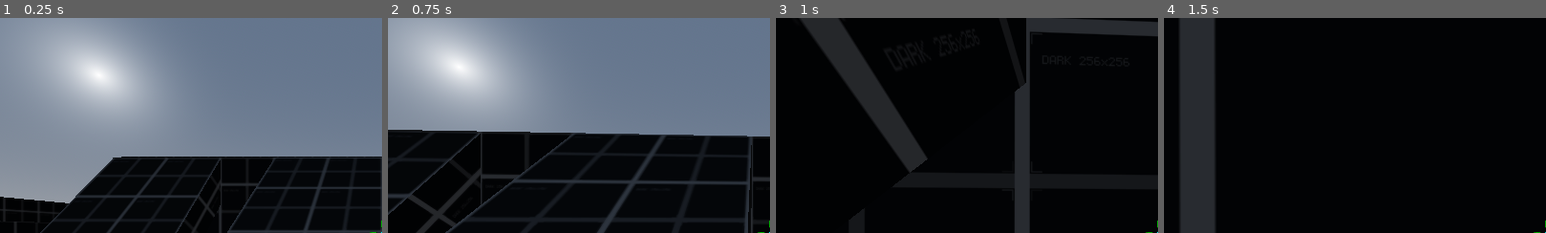
Above: before the commit, frames 1-4 (left to right).
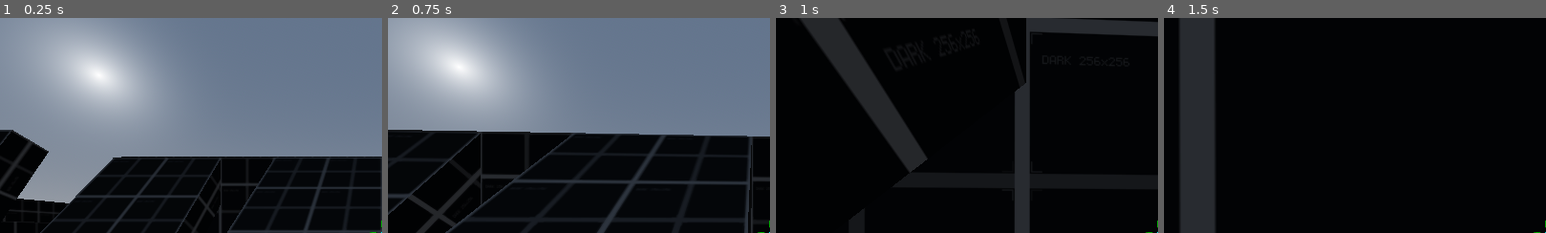
Above: after the commit, the same moments.

Repository: rbarongr/GodotFirstPersonController
Game: Godot game, scene res://Sandbox.tscn
The game is run twice, just before and just after one commit, with the same random seed, the same clock (stepped at 60 frames per second) and the same inputs.
Inputs (mouse positions are % of the whole screen's width and height, from its top left):
- Up to frame 1 (0.25 s): no input
- Up to frame 2 (0.75 s): tap Enter at 0.5 s; move the mouse to (55, 50) at 0.52 s; hold W (move_forward) from 0.53 s (still down); hold Mouse wheel down (mouse_wheel_down, bound only after the co… from 0.53 s (still down)
- Up to frame 3 (1 s): keep holding W (move_forward); keep holding Mouse wheel down (mouse_wheel_down, bound only after the co…; tap Space (jump) at 0.77 s; tap Mouse wheel up (mouse_wheel_up, bound only after the commit) at 0.8 s
- Up to frame 4 (1.5 s): keep holding W (move_forward); move the mouse to (45, 50) at 1.27 s; release Mouse wheel down (mouse_wheel_down, bound only after the co… at 1.28 s; tap Mouse wheel up (mouse_wheel_up, bound only after the commit) at 1.35 s
The pictures show only the part of the screen within x 0-50%, y 0-50%; the shares and areas given below are measured in that part.

The runs differ from the first frame. In frame 1, 2.7% of the frame differs, in the area x 0-13%, y 52-93%; in frame 2, nothing differs; in frame 3, nothing differs; in frame 4, nothing differs.

Commit message:
adding map view (to be toggled with key "m")

Diff:
--- a/Player/player.gd
+++ b/Player/player.gd
@@ -45,10 +45,11 @@
 
 @onready var player: Player = $Player
 @onready var player_capsule: CollisionShape3D = $CShapeBody
-@onready var camera: Camera3D = $CShapeHead/Camera
-@onready var flashlight: SpotLight3D = $CShapeHead/Camera/PlayerFlashlight
+@onready var camera_fp: Camera3D = $CShapeHead/CameraFirstPerson
+@onready var camera_map: Camera3D = $CShapeHead/CameraMap
+@onready var flashlight: SpotLight3D = $CShapeHead/CameraFirstPerson/PlayerFlashlight
 @onready var raycast_vertical: RayCast3D = $CShapeHead/CollisionRayTop
-@onready var racyast_crosshair: RayCast3D = $CShapeHead/Camera/CollisionRayCrosshair
+@onready var racyast_crosshair: RayCast3D = $CShapeHead/CameraFirstPerson/CollisionRayCrosshair
 
 func _ready() -> void:
 	capture_mouse()
@@ -79,6 +80,18 @@
 		else:
 			flashlight.show()
 
+	if Input.is_action_just_pressed("map_toggle"):
+		if camera_fp.current:
+			camera_map.current = true
+		else:
+			camera_fp.current = true
+
+	if camera_map.current:
+		if Input.is_action_pressed("mouse_wheel_up"):
+			camera_map.fov += 3
+		if Input.is_action_pressed("mouse_wheel_down"):
+			camera_map.fov -= 3
+
 	if Input.is_action_just_pressed("exit"): get_tree().quit()
 
 func _physics_process(delta: float) -> void:
@@ -96,13 +109,18 @@
 
 func _rotate_camera(delta: float, sens_mod: float = 1.0) -> void:
 	look_dir += Input.get_vector("look_left","look_right","look_up","look_down")
-	camera.rotation.y -= look_dir.x * camera_sens * sens_mod * delta
-	camera.rotation.x = clamp(camera.rotation.x - look_dir.y * camera_sens * sens_mod * delta, -1.5, 1.5)
+
+	camera_fp.rotation.y -= look_dir.x * camera_sens * sens_mod * delta
+	camera_fp.rotation.x = clamp(camera_fp.rotation.x - look_dir.y * camera_sens * sens_mod * delta, -1.5, 1.5)
+
+	camera_map.rotation.y -= look_dir.x * camera_sens * sens_mod * delta
+	#camera_map.rotation.x = clamp(camera_map.rotation.x - look_dir.y * camera_sens * sens_mod * delta, -1.5, 1.5)
+
 	look_dir = Vector2.ZERO
 
 func _walk(delta: float) -> Vector3:
 	move_dir = Input.get_vector("move_left", "move_right", "move_forward", "move_backwards")
-	var _forward: Vector3 = camera.transform.basis * Vector3(move_dir.x, 0, move_dir.y)
+	var _forward: Vector3 = camera_fp.transform.basis * Vector3(move_dir.x, 0, move_dir.y)
 	var walk_dir: Vector3 = Vector3(_forward.x, 0, _forward.z).normalized()
 
 	if raycast_vertical.is_colliding():
--- a/Player/player.tscn
+++ b/Player/player.tscn
@@ -8,7 +8,7 @@
 height = 1.8
 
 [sub_resource type="SphereShape3D" id="SphereShape3D_0jyoh"]
-radius = 0.0922719
+radius = 0.096856
 
 [node name="Player" type="CharacterBody3D"]
 script = ExtResource("1_4wkkg")
@@ -21,11 +21,12 @@
 transform = Transform3D(1, 0, 0, 0, 1, 0, 0, 0, 1, 0, 1.49999, 0)
 shape = SubResource("SphereShape3D_0jyoh")
 
-[node name="Camera" type="Camera3D" parent="CShapeHead"]
+[node name="CameraFirstPerson" type="Camera3D" parent="CShapeHead"]
 transform = Transform3D(1, 0, 0, 0, 1, 0, 0, 0, 1, 0, 0.00145996, 0)
+current = true
 fov = 80.0
 
-[node name="PlayerFlashlight" type="SpotLight3D" parent="CShapeHead/Camera"]
+[node name="PlayerFlashlight" type="SpotLight3D" parent="CShapeHead/CameraFirstPerson"]
 transform = Transform3D(1, 0, 0, 0, 1, 0, 0, 0, 1, 0, -0.197474, 0)
 light_energy = 100.0
 light_size = 0.5
@@ -35,7 +36,7 @@
 spot_angle = 25.0
 spot_angle_attenuation = 4.0
 
-[node name="CenterContainer" type="CenterContainer" parent="CShapeHead/Camera"]
+[node name="CenterContainer" type="CenterContainer" parent="CShapeHead/CameraFirstPerson"]
 anchors_preset = 8
 anchor_left = 0.5
 anchor_top = 0.5
@@ -50,15 +51,19 @@
 size_flags_horizontal = 4
 size_flags_vertical = 4
 
-[node name="TextureRect" type="TextureRect" parent="CShapeHead/Camera/CenterContainer"]
+[node name="TextureRect" type="TextureRect" parent="CShapeHead/CameraFirstPerson/CenterContainer"]
 layout_mode = 2
 texture = ExtResource("2_qo25l")
 stretch_mode = 5
 
-[node name="CollisionRayCrosshair" type="RayCast3D" parent="CShapeHead/Camera"]
+[node name="CollisionRayCrosshair" type="RayCast3D" parent="CShapeHead/CameraFirstPerson"]
 target_position = Vector3(0, 0, -100)
 
 [node name="CollisionRayTop" type="RayCast3D" parent="CShapeHead"]
 transform = Transform3D(1, 0, 0, 0, 1, 0, 0, 0, 1, 0, 0.00127006, 0)
 target_position = Vector3(0, 0.4, 0)
 collide_with_areas = true
+
+[node name="CameraMap" type="Camera3D" parent="CShapeHead"]
+transform = Transform3D(1, 0, 0, 0, -4.37114e-08, 1, 0, -1, -4.37114e-08, 0, 20, 0)
+size = 20.0
--- a/Sandbox.tscn
+++ b/Sandbox.tscn
@@ -86,6 +86,12 @@
 size = Vector3(2, 0.5, 6)
 material = SubResource("StandardMaterial3D_p85vg")
 
+[node name="Ramp4" type="CSGBox3D" parent="Platform"]
+transform = Transform3D(1, 0, 0, 0, 0.408442, -0.912785, 0, 0.912785, 0.408442, -7.02962, 0.44063, -3.18208)
+use_collision = true
+size = Vector3(2, 0.5, 6)
+material = SubResource("StandardMaterial3D_p85vg")
+
 [node name="Floor2" type="CSGBox3D" parent="Platform"]
 transform = Transform3D(1, 0, 0, 0, 1, 0, 0, 0, 1, 0, 2.75, -10)
 use_collision = true
--- a/project.godot
+++ b/project.godot
@@ -99,6 +99,21 @@
 "events": [Object(InputEventKey,"resource_local_to_scene":false,"resource_name":"","device":-1,"window_id":0,"alt_pressed":false,"shift_pressed":false,"ctrl_pressed":false,"meta_pressed":false,"pressed":false,"keycode":0,"physical_keycode":70,"key_label":0,"unicode":101,"echo":false,"script":null)
 ]
 }
+map_toggle={
+"deadzone": 0.5,
+"events": [Object(InputEventKey,"resource_local_to_scene":false,"resource_name":"","device":-1,"window_id":0,"alt_pressed":false,"shift_pressed":false,"ctrl_pressed":false,"meta_pressed":false,"pressed":false,"keycode":0,"physical_keycode":77,"key_label":0,"unicode":109,"echo":false,"script":null)
+]
+}
+mouse_wheel_up={
+"deadzone": 0.5,
+"events": [Object(InputEventMouseButton,"resource_local_to_scene":false,"resource_name":"","device":-1,"window_id":0,"alt_pressed":false,"shift_pressed":false,"ctrl_pressed":false,"meta_pressed":false,"button_mask":0,"position":Vector2(0, 0),"global_position":Vector2(0, 0),"factor":1.0,"button_index":4,"canceled":false,"pressed":false,"double_click":false,"script":null)
+]
+}
+mouse_wheel_down={
+"deadzone": 0.5,
+"events": [Object(InputEventMouseButton,"resource_local_to_scene":false,"resource_name":"","device":-1,"window_id":0,"alt_pressed":false,"shift_pressed":false,"ctrl_pressed":false,"meta_pressed":false,"button_mask":16,"position":Vector2(294, 20),"global_position":Vector2(298, 63),"factor":1.0,"button_index":5,"canceled":false,"pressed":true,"double_click":false,"script":null)
+]
+}
 
 [rendering]
 
